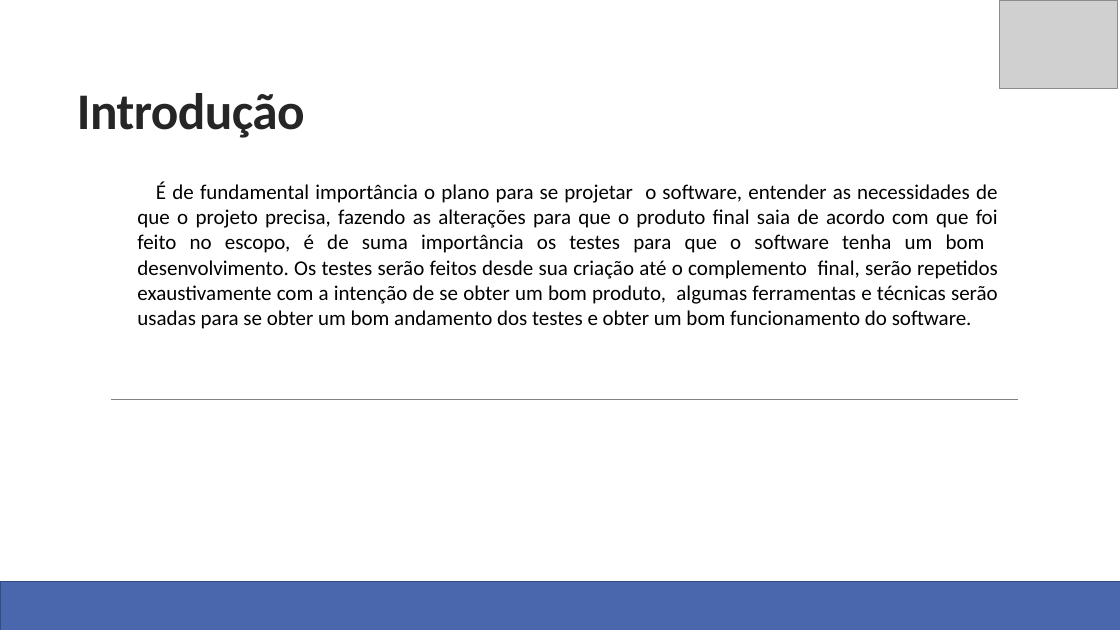
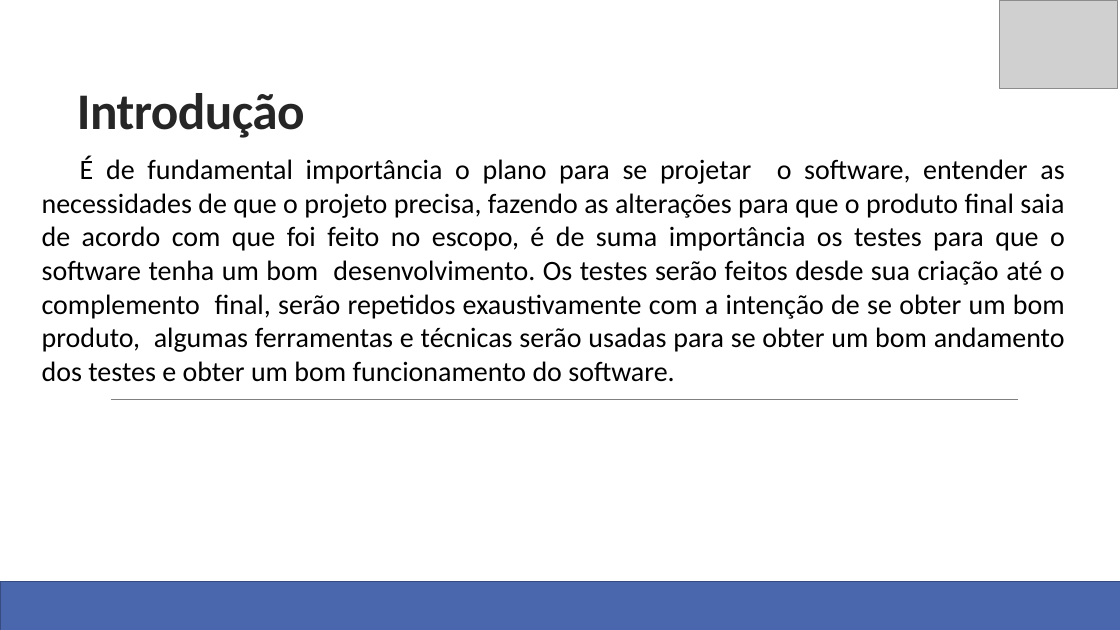
Before and after one commit to richardsontiburcio/TesteDeSoftware, a slide deck: slide 4 of CT-Apresentacao/Apresentacao.pptx. Drawn at 1120x630 pixels with LibreOffice and Linux fonts; fonts in the diff are those of the drawing; grey boxes stand for pictures; background and template pictures are left out. Boxes give left, top, right and bottom in pixels: in the first picture for what was removed or moved away, otherwise in the second. Text is boxed around its words. In the diff, an @@ line names an element or a change of style, - is before the commit and + after.

```diff
--- a/CT-Apresentacao/Apresentacao.pptx
+++ b/CT-Apresentacao/Apresentacao.pptx
@@ text "É de fundamental importância o ..." moved from (x1=137, y1=182, x2=998, y2=329) to (x1=42, y1=156, x2=1065, y2=382) @@
@@ text "É de fundamental importância o ..." at (x1=42, y1=156, x2=1065, y2=382): size 18 to 24 pt @@
```
Also in this commit, not shown: 5 other slides changed.
